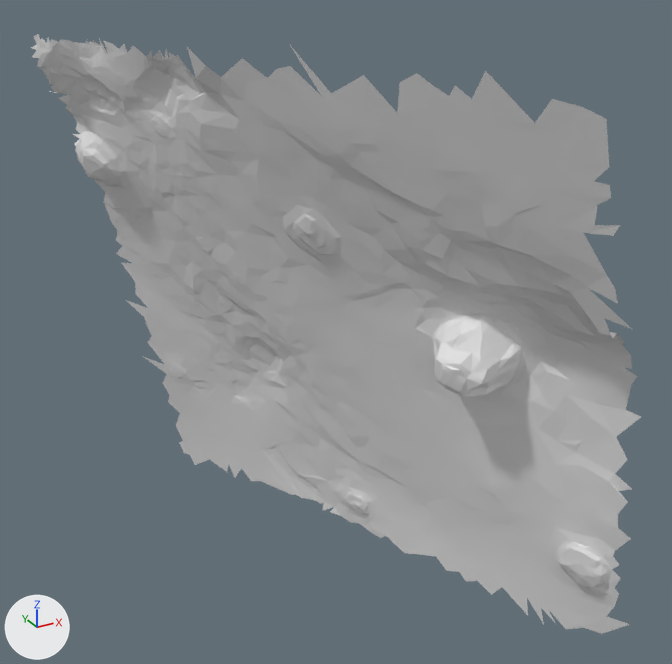
One commit to the glTF model moon small_tiles/tile_153.glb: the scene before it, then after it.
Both versions are drawn from a 50 mm camera at (21.32, 5.87, 10.73) aimed at (24.89, 12.37, 7.48). The lights are fixed; the arrows at lower left show +X, +Y and +Z. The older version comes first. Vertices at exactly the same position are counted once.

The first picture shows 't153'.
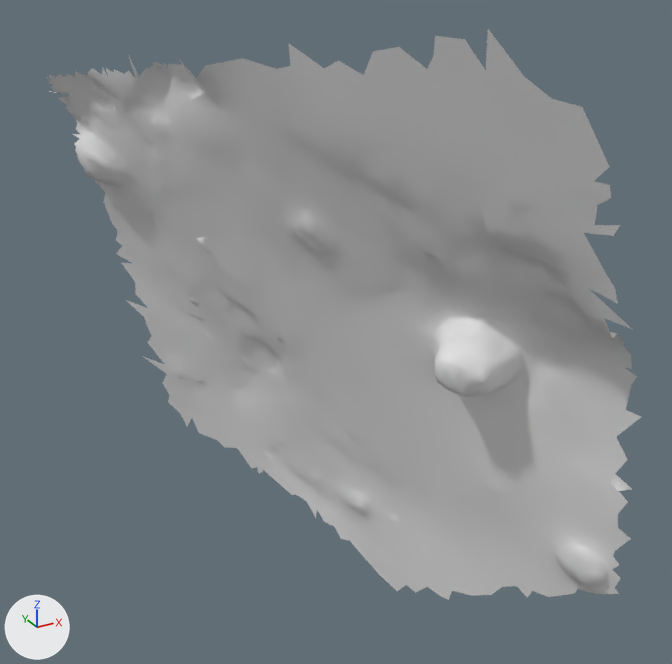
Edits to the bpy script that builds the scene:
```text
Change me_t153:
    used by ob_t153; location = (0.0, 0.0, 0.0)
    remove me_t153.from_pydata(...)  # 2189 vertices, 4160 faces; spans x 23.0..26.47, y 9.7..15.0, z 4.86..10.0
    add me_t153.from_pydata(...)  # 2103 vertices, 4011 faces; spans x 23.1..26.37, y 9.73..15.0, z 4.34..10.19
    me_t153 part 1
    103 vertices are removed from x 23.0..25.13, y 9.7..14.32, z 9.56..9.92
    193 faces are deleted
    11 vertices are added at x 24.3..24.88, y 10.12..11.45, z 9.85..10.19
    24 new faces join them
    me_t153 part 2
    40 vertices are removed from x 24.22..26.47, y 10.1..15.0, z 4.86..5.5
    75 faces are deleted
    46 vertices are added at x 25.15..25.93, y 11.55..13.49, z 4.34..4.98
    95 new faces join them
```

Where the change shows, as pixel boxes (x1, y1, x2, y2) in the pictures (672 x 664 px; the box of a moved part takes in the faces that stretch with it):
't153', reshaped
    before: (31, 34, 641, 634)
    after: (46, 29, 641, 599)
part 1 of me_t153, reshaped
    before: (31, 34, 609, 165)
    after: (206, 29, 552, 122)
part 2 of me_t153, moved or reshaped
    before: (176, 414, 630, 634)
    after: (303, 498, 491, 599)
